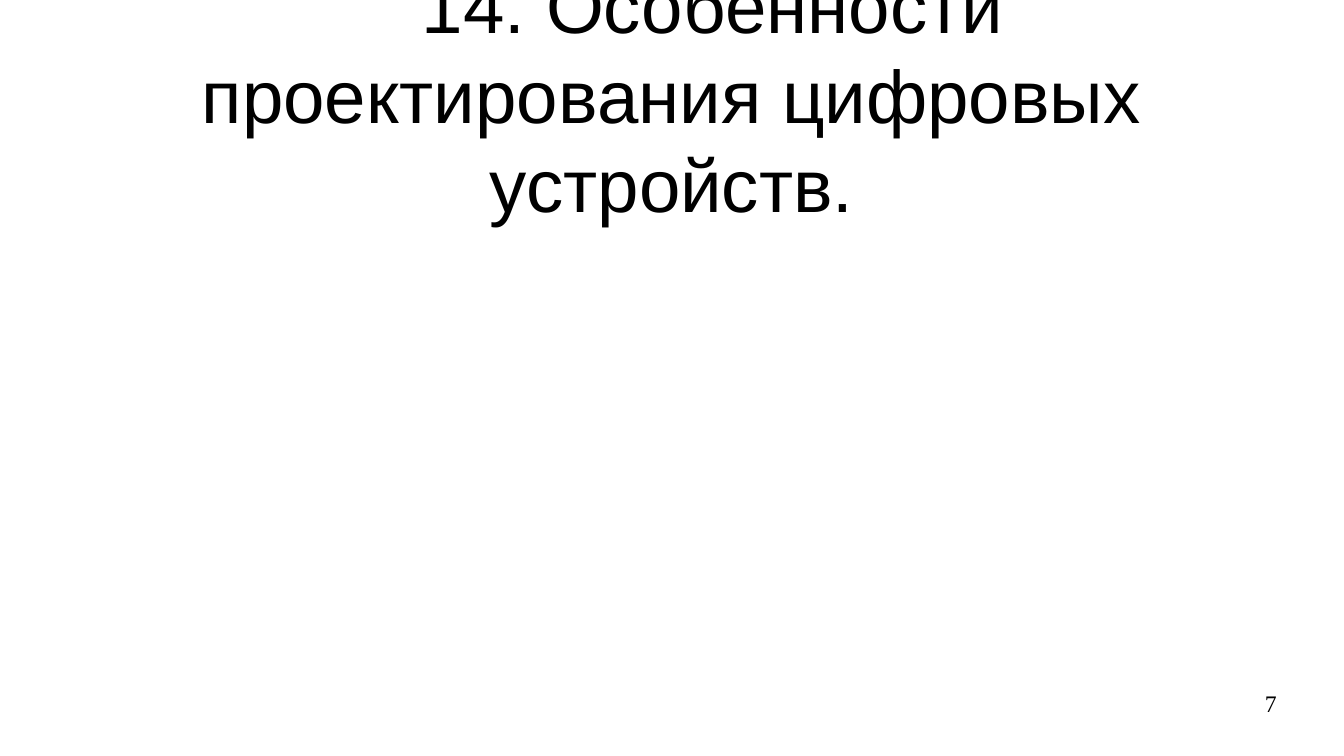
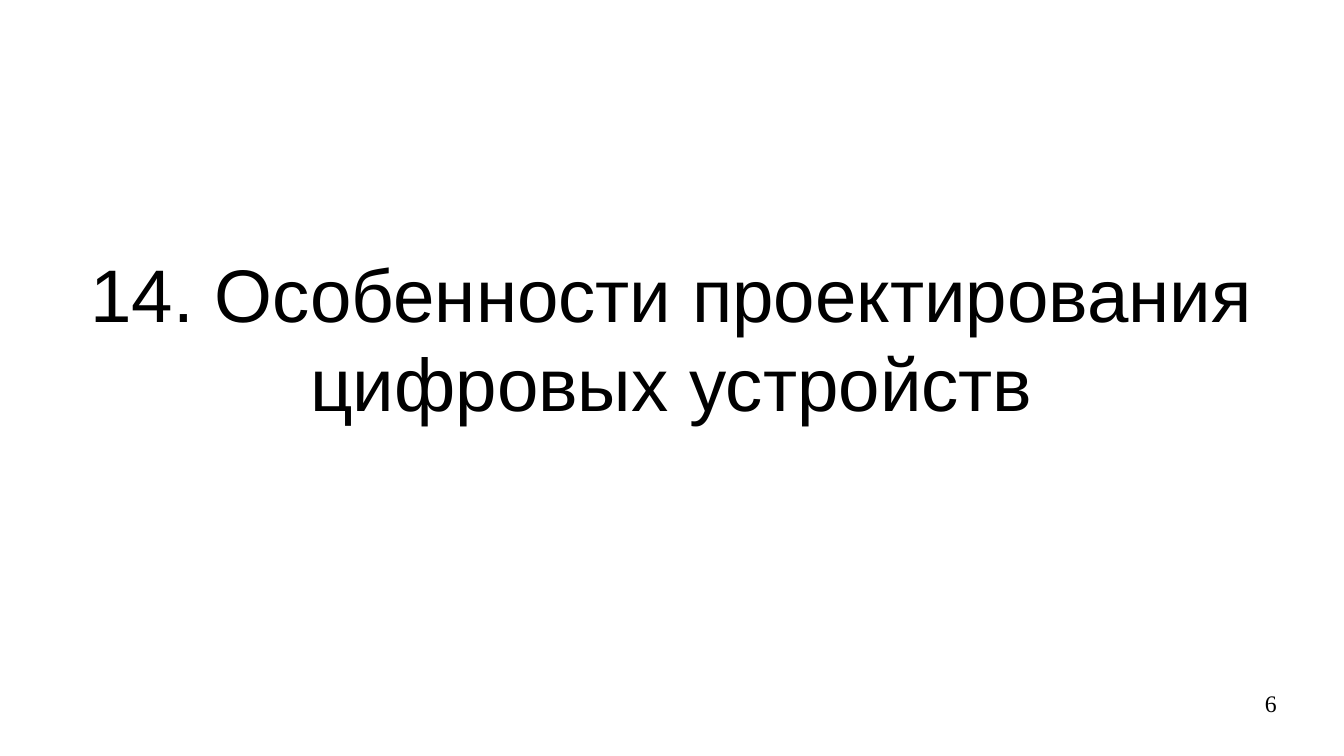
Before and after one commit to steelcraft/stud-lab, a slide deck: slide 6 of Лекции/СBDS01#L8.odp (slide 7 before the commit). Drawn at 1344x756 pixels with LibreOffice and Linux fonts; fonts in the diff are those of the drawing. Boxes give left, top, right and bottom in pixels: in the first picture for what was removed or moved away, otherwise in the second. Text is boxed around its words. In the diff, an @@ line names an element or a change of style, - is before the commit and + after.

```diff
--- a/Лекции/СBDS01#L8.odp
+++ b/Лекции/СBDS01#L8.odp
@@ title at (90, 267, 1252, 425): text changed @@
-14. Особенности проектирования цифровых устройств.
+14. Особенности проектирования цифровых устройств
@@ page number at (1265, 696, 1277, 713): text changed @@
-7
+6
```
Also in this commit, not shown: 2 other slides changed, 2 slides added, 3 slides removed.
